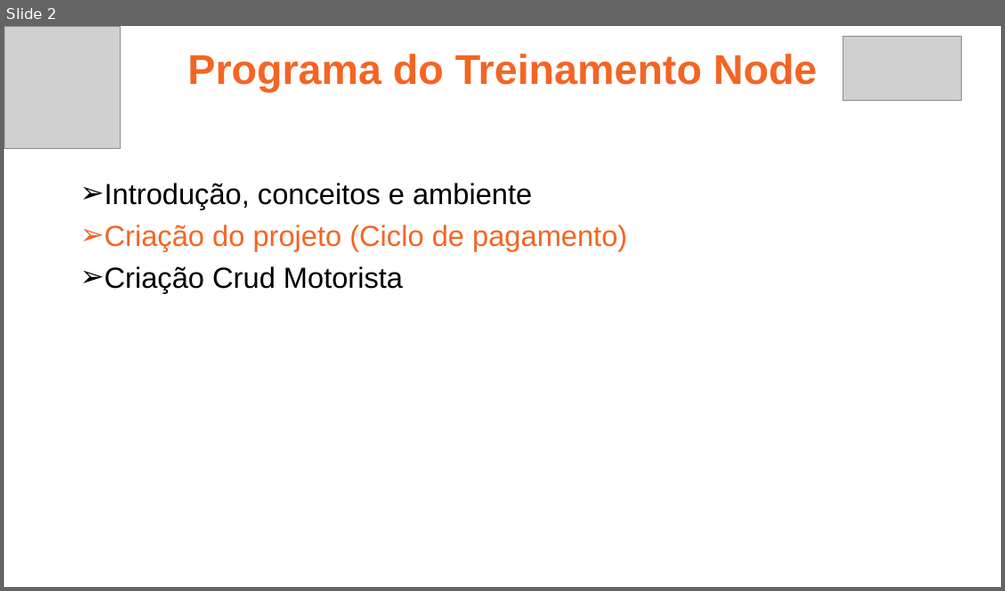
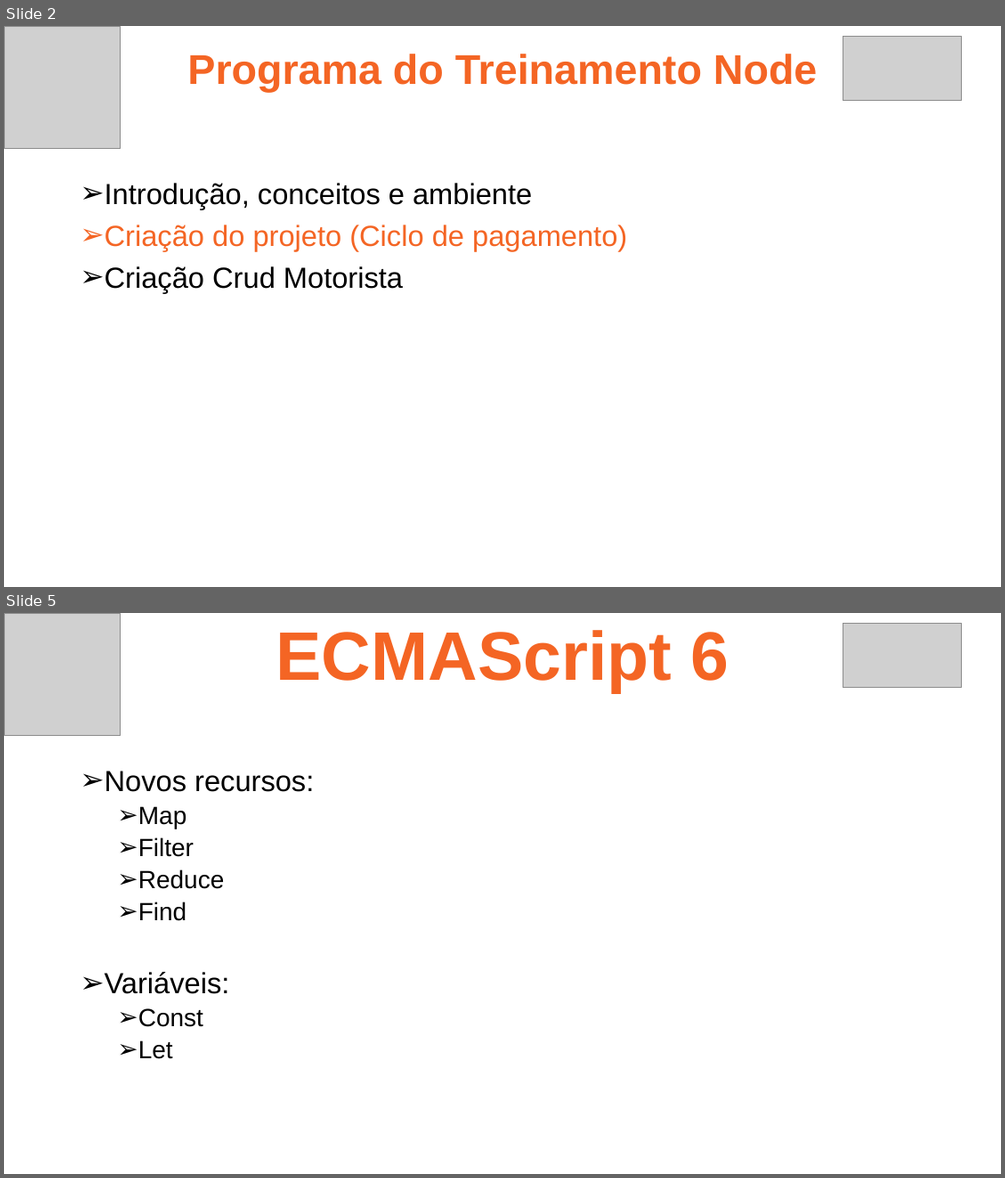
Before and after one commit to ruan4f/Treinamento_Node_React, a slide deck: material/ReactAula2.pptx. Shown one above the other, each under a label of ours: slide 2 before the commit, slides 2 and 5 after it; the slides between them are not shown. The pictures are 1005x591 and 1005x1178 pixels, drawn with LibreOffice and Linux fonts; fonts in the diff are those of the drawing; grey boxes stand for pictures. Boxes give left, top, right and bottom in pixels: in the first picture for what was removed or moved away, otherwise in the second. Text is boxed around its words. In the diff, an @@ line names an element or a change of style, - is before the commit and + after.

```diff
--- a/material/ReactAula2.pptx
+++ b/material/ReactAula2.pptx
@@ slide 5 added at [4,613,1001,1174], background #FFFFFF @@
@@ picture added at [4,613,120,736] @@
@@ text added at [275,630,728,693], 66 pt, text #F46524, bold @@
+ECMAScript 6
@@ picture added at [843,623,961,687] @@
@@ text added at [105,771,314,1059], 24 pt, text #000000 @@
+➢ Novos recursos:
+  ➢ Map
+  ➢ Filter
+  ➢ Reduce
+  ➢ Find
+➢ Variáveis:
+  ➢ Const
+  ➢ Let
```
Also in this commit, not shown: 1 slide changed, 1 other slide added, 1 slide removed, 2 other files.
